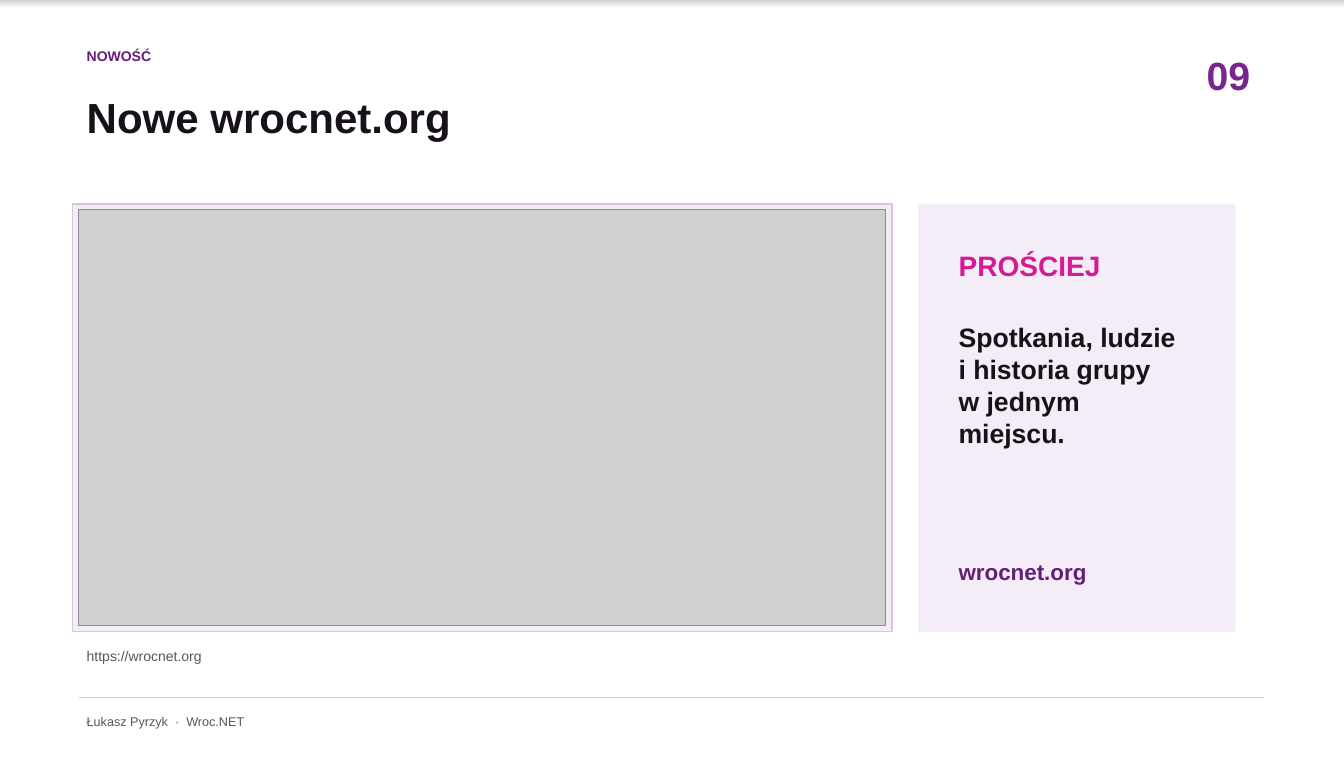
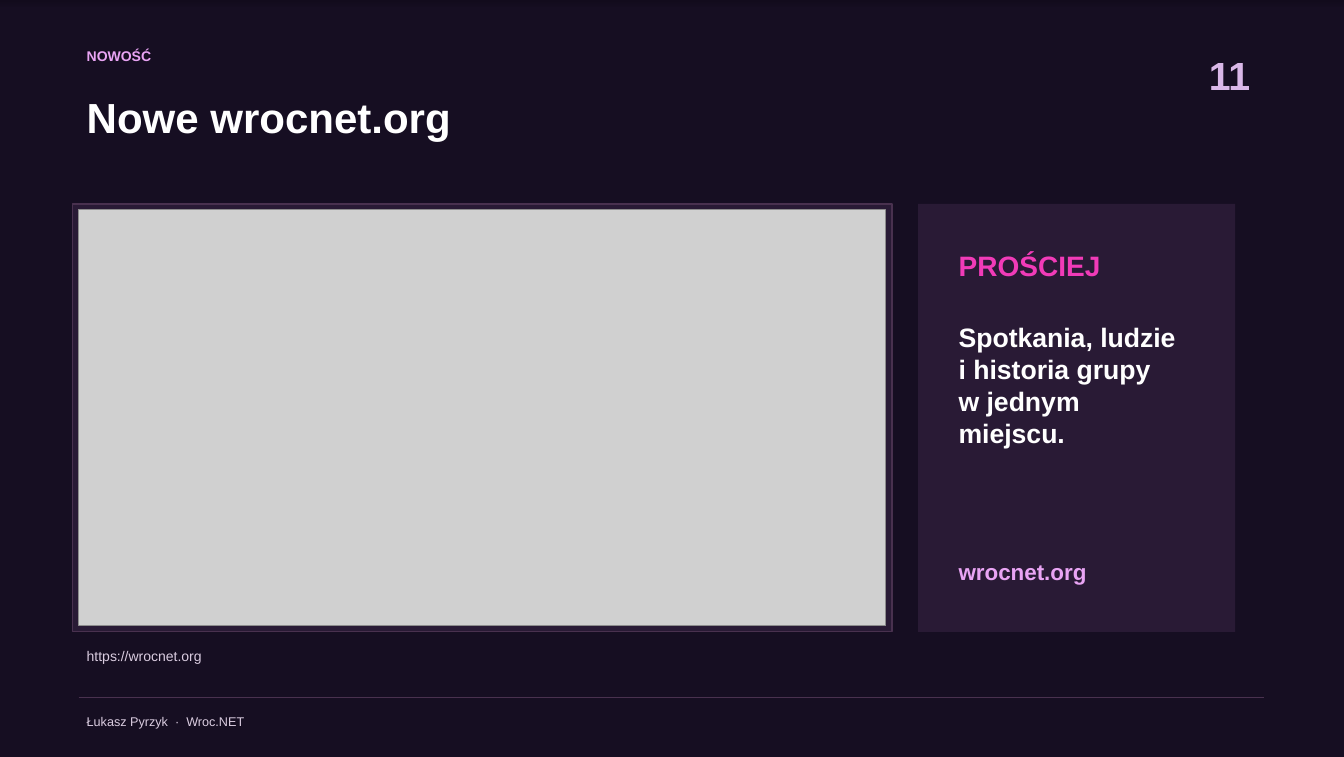
Before and after one commit to lukasz-pyrzyk/wrocnet.org, a slide deck: slide 11 of slides/171/2026-10-20-171-spotkanie.pptx (slide 9 before the commit). Drawn at 1344x757 pixels with LibreOffice and Linux fonts; fonts in the diff are those of the drawing; grey boxes stand for pictures. Boxes give left, top, right and bottom in pixels: in the first picture for what was removed or moved away, otherwise in the second. Text is boxed around its words. In the diff, an @@ line names an element or a change of style, - is before the commit and + after.

Commit message:
Refresh meetup 171 presentation with dark theme and updated flow

```diff
--- a/slides/171/2026-10-20-171-spotkanie.pptx
+++ b/slides/171/2026-10-20-171-spotkanie.pptx
@@ rectangle at (x1=0, y1=0, x2=1344, y2=757): fill #FFFFFF to #160E22 @@
@@ text "NOWOŚĆ" at (x1=87, y1=49, x2=151, y2=61): text colour #641E78 to #E9A4F4 @@
@@ text "Nowe wrocnet.org" at (x1=87, y1=104, x2=450, y2=142): text colour #171219 to #FFFFFF @@
@@ text at (x1=1209, y1=63, x2=1250, y2=90): text changed; text colour #7A248F to #D9B7E8 @@
-09
+11
@@ rectangle at (x1=73, y1=204, x2=892, y2=632): fill #F4EDF7 to #291A35; outline #D8C4DF 1 pt to #49314F 1 pt @@
@@ rectangle at (x1=918, y1=204, x2=1235, y2=632): fill #F4EDF7 to #291A35 @@
@@ text "PROŚCIEJ" at (x1=959, y1=254, x2=1101, y2=277): text colour #D51A96 to #F13BB8 @@
@@ text "Spotkania, ludzie" at (x1=959, y1=327, x2=1175, y2=448): text colour #171219 to #FFFFFF @@
@@ text "wrocnet.org" at (x1=959, y1=565, x2=1087, y2=585): text colour #641E78 to #E9A4F4 @@
@@ text "https://wrocnet.org" at (x1=87, y1=651, x2=202, y2=664): text colour #5E5264 to #DACCE0 @@
@@ text "Łukasz Pyrzyk · Wroc.NET" at (x1=87, y1=717, x2=244, y2=729): text colour #5E5264 to #DACCE0 @@
@@ line (79, 697) - (1264, 697): stroke #D8C4DF 1 pt to #49314F 1 pt @@
```
Also in this commit, not shown: 9 other slides changed, 4 slides added, 3 slides removed, 4 other files.
